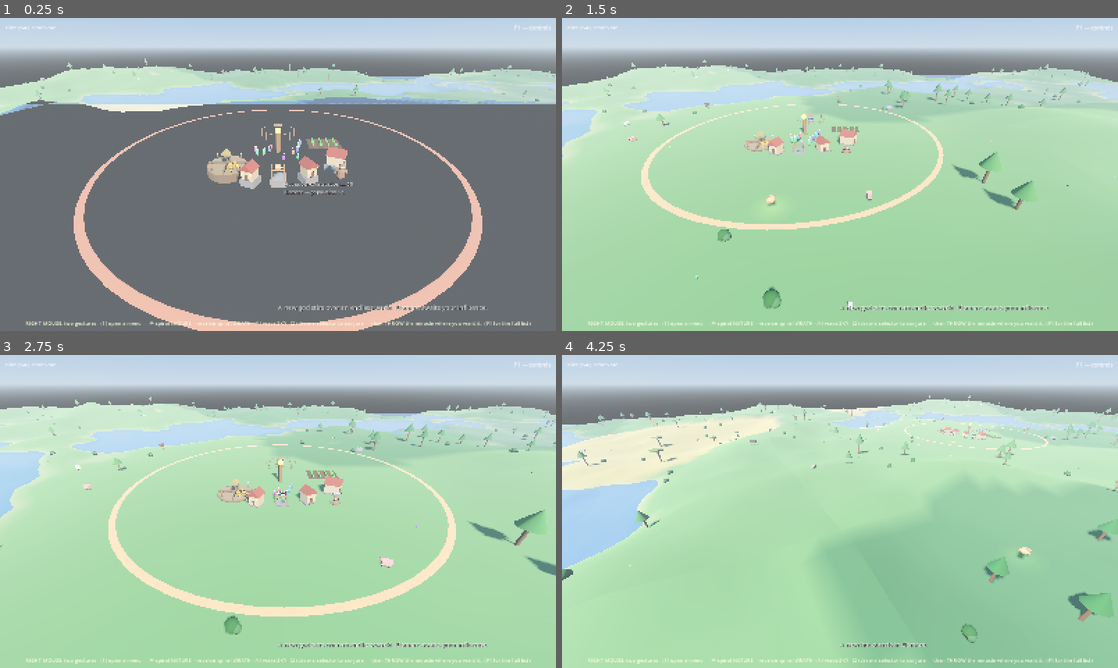
Above: before the commit, frames 1-4 (two rows, left to right).
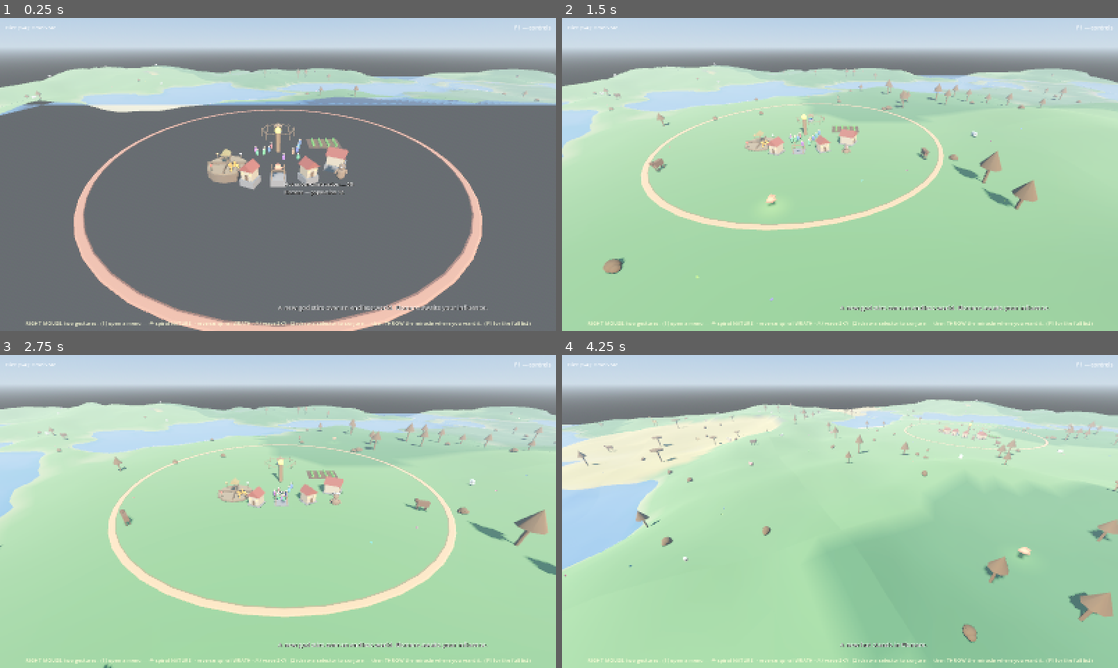
Above: after the commit, the same moments.

Repository: tjloman/tjloman
Game: Godot game, scene res://scenes/main.tscn
Two runs of this game, one before a commit and one after it. Both use one fixed random seed, a clock stepped at 60 frames per second and the inputs below.
Inputs (mouse positions are in pixels of both pictures, inside the frame that each line leads up to):
- Up to frame 1 (0.25 s): no input
- Up to frame 2 (1.5 s): move the mouse to (962, 158) at 0.52 s; hold Right 0.53-1.25 s; hold S (cam_back) 0.53-1.25 s; click (962, 158) at 0.67 s; drag from (728, 190) to (812, 237) at 1.27 s
- Up to frame 3 (2.75 s): move the mouse to (333, 442) at 2.02 s; hold Right from 2.03 s (still down); hold A (cam_left) from 2.03 s (still down)
- Up to frame 4 (4.25 s): release Right at 2.75 s; release A (cam_left) at 2.75 s; drag from (812, 574) to (673, 464) at 2.77 s; move the mouse to (1006, 558) at 3.52 s; hold Left from 3.53 s (still down); hold Q (cam_rotate_left) from 3.53 s (still down)

The runs differ from the first frame. In frame 1, 2.6% of the frame differs, in the area x 0-100%, y 12-100%; in frame 2, 2.4%; in frame 3, 2.6%, in the area x 0-100%, y 13-100%; in frame 4, 2.3%.

Commit message:
Slash opening-frame geometry: fix Adreno 619 GPU timeout (device lost)
The Android crash is a Vulkan VK_ERROR_DEVICE_LOST — the logcat breadcrumbs
show the GPU dying in OPAQUE_PASS on the very first frames, with the driver's
own note that it "reset itself because it was unresponsive for too long
(TDR)". Not memory, not node count: too much geometry in one frame.

Root cause: every Util.sphere was a 64x32-segment mesh (~4,000 triangles for
a marble). A berry bush was 7 of those; the opening 5x5 chunks of flowers and
bushes came to millions of triangles of tiny spheres — a first frame long
enough to time out a budget GPU like the Adreno 619.

Draw-call / geometry pass:
- Util: default primitives cut to sane tessellation (sphere 64x32 -> 16x8,
  capsule -> 16x4, cylinder -> 12) — invisible at this blocky art scale, a
  ~16x triangle cut across every villager, animal, tree, and building.
- Util: new pooled, low-poly builders (shared_mat / lite_sphere /
  lite_cylinder) so identical static clutter shares one mesh + one material
  instead of thousands; plus apply_lod() for distance culling and a pooled
  billboard-blossom mesh/material.
- Flowers are now ONE MultiMesh per chunk (a crossed-quad bloom tinted per
  instance) instead of 7 high-poly nodes each — the single biggest cut.
- Trees, bushes, rocks build from the pooled low-poly parts and get
  distance-LOD culling (VisibilityRange) tuned per tier.
- Village influence ring torus dropped from 64x32 to 48x6.
- Quality: msaa_3d() — no MSAA on LOW (it compounds opaque-pass cost on a
  tiled GPU), 2x on Medium/High; clutter_distance() drives the LOD ring.
- main: applies MSAA at boot and on quality change.

Co-Authored-By: Claude Opus 4.8 <noreply@anthropic.com>
Claude-Session: https://claude.ai/code/session_01NqBKfyc5c6bViy6kUi2S7P

Diff:
--- a/scripts/main.gd
+++ b/scripts/main.gd
@@ -77,6 +77,7 @@
 ## fog, draw distance). Radius/water are baked into live chunks, so those
 ## wait for a reload — the cycle() announcement says as much.
 func _on_quality_changed() -> void:
+	get_viewport().msaa_3d = Quality.msaa_3d()
 	_sun.shadow_enabled = Quality.shadows()
 	_sun.directional_shadow_max_distance = Quality.shadow_distance()
 	_environment.glow_enabled = Quality.glow()
@@ -163,6 +164,8 @@
 	# The graphics tier (auto-detected per GPU, overridable) decides which
 	# of the pretty-but-heavy features are on — a flagship gets them all, a
 	# budget Adreno gets a plain-but-stable look.
+	get_viewport().msaa_3d = Quality.msaa_3d()
+
 	_sun = DirectionalLight3D.new()
 	_sun.shadow_enabled = Quality.shadows()
 	_sun.directional_shadow_max_distance = Quality.shadow_distance()
--- a/scripts/quality.gd
+++ b/scripts/quality.gd
@@ -85,6 +85,13 @@
 	return tier >= Tier.MEDIUM
 
 
+## MSAA multiplies the per-pixel cost of the opaque pass. Budget GPUs that
+## already flirt with a frame timeout get none; capable devices get a cheap
+## 2x to smooth our hard primitive edges.
+func msaa_3d() -> Viewport.MSAA:
+	return Viewport.MSAA_2X if tier >= Tier.MEDIUM else Viewport.MSAA_DISABLED
+
+
 func load_radius() -> int:
 	return [2, 3, 3][tier]
 
@@ -95,6 +102,14 @@
 
 func camera_far() -> float:
 	return [220.0, 300.0, 380.0][tier]
+
+
+## How far out the scattered wilderness clutter (trees, bushes, rocks,
+## flowers) keeps drawing. Budget devices cull it tight — under the fog
+## line — so the far ring of the world is terrain and silhouette only;
+## capable devices render clutter most of the way to the horizon.
+func clutter_distance() -> float:
+	return [70.0, 120.0, 180.0][tier]
 
 
 func fog_density() -> float:
--- a/scripts/util.gd
+++ b/scripts/util.gd
@@ -1,5 +1,21 @@
 class_name Util
 ## Static helpers for building ugly-but-honest placeholder visuals from primitives.
+##
+## Two families of builders:
+##   mat/box/sphere/...   – a FRESH mesh + material each call. Use when the
+##                          part gets recoloured, tinted, or reshaped at
+##                          runtime (villagers, the hand, tinted orbs).
+##   shared_mat/lite_*    – POOLED, low-poly resources shared across every
+##                          identical part. Use for the static wilderness
+##                          clutter (trees, bushes, rocks, flowers): hundreds
+##                          of them then cost a handful of meshes/materials
+##                          instead of thousands, which is what kept budget
+##                          phones from drowning as chunks stream in.
+
+# Pools keyed by their defining parameters. Never mutate a resource fetched
+# from here — it is shared by every part that asked for the same thing.
+static var _mesh_pool := {}
+static var _mat_pool := {}
 
 
 static func mat(color: Color, emission := false) -> StandardMaterial3D:
@@ -28,10 +44,17 @@
 	return mesh_node(m, color, pos)
 
 
+## The default SphereMesh is 64x32 segments — ~4,000 triangles for a marble.
+## In a blocky-primitive art style that detail is invisible, but multiplied
+## across every villager limb, animal, tree, and berry it was a multi-million
+## triangle opening frame that timed out (TDR'd) budget GPUs like the Adreno
+## 619. 16x8 reads identically at this scale for a ~16x triangle cut.
 static func sphere(radius: float, color: Color, pos := Vector3.ZERO, emission := false) -> MeshInstance3D:
 	var m := SphereMesh.new()
 	m.radius = radius
 	m.height = radius * 2.0
+	m.radial_segments = 16
+	m.rings = 8
 	return mesh_node(m, color, pos, emission)
 
 
@@ -39,6 +62,8 @@
 	var m := CapsuleMesh.new()
 	m.radius = radius
 	m.height = height
+	m.radial_segments = 16
+	m.rings = 4
 	return mesh_node(m, color, pos)
 
 
@@ -49,6 +74,8 @@
 	m.top_radius = radius
 	m.bottom_radius = radius
 	m.height = height
+	m.radial_segments = 12
+	m.rings = 0
 	return mesh_node(m, color, pos, emission)
 
 
@@ -56,6 +83,132 @@
 	var m := PrismMesh.new()
 	m.size = size
 	return mesh_node(m, color, pos)
+
+
+## Pooled, low-poly resources ------------------------------------------------
+##
+## Everything below shares meshes and materials across identical parts and
+## uses a fraction of the default tessellation — a 5cm berry does not need a
+## 64x32 sphere. The saving is per-CHUNK: the same 8 materials and a dozen
+## meshes serve every tree, bush, rock, and flower in the world.
+
+## A material shared by every part of this exact colour. Do NOT recolour it.
+static func shared_mat(color: Color, emission := false) -> StandardMaterial3D:
+	var key := "%v|%s" % [color, emission]
+	var m: StandardMaterial3D = _mat_pool.get(key)
+	if m == null:
+		m = mat(color, emission)
+		_mat_pool[key] = m
+	return m
+
+
+## Radius is bucketed to 5cm so a spread of near-identical sizes still shares
+## one mesh; segments stay low because these are always small and distant-ish.
+static func _pooled_sphere_mesh(radius: float, segs: int) -> SphereMesh:
+	var r := snappedf(radius, 0.05)
+	var key := "sph|%.2f|%d" % [r, segs]
+	var m: SphereMesh = _mesh_pool.get(key)
+	if m == null:
+		m = SphereMesh.new()
+		m.radius = r
+		m.height = r * 2.0
+		m.radial_segments = segs
+		m.rings = maxi(segs / 2, 3)
+		_mesh_pool[key] = m
+	return m
+
+
+static func _pooled_cylinder_mesh(
+		top: float, bottom: float, height: float, segs: int) -> CylinderMesh:
+	var key := "cyl|%.2f|%.2f|%.2f|%d" % [
+		snappedf(top, 0.05), snappedf(bottom, 0.05), snappedf(height, 0.1), segs]
+	var m: CylinderMesh = _mesh_pool.get(key)
+	if m == null:
+		m = CylinderMesh.new()
+		m.top_radius = snappedf(top, 0.05)
+		m.bottom_radius = snappedf(bottom, 0.05)
+		m.height = snappedf(height, 0.1)
+		m.radial_segments = segs
+		m.rings = 0
+		_mesh_pool[key] = m
+	return m
+
+
+## Low-poly sphere sharing mesh+material with every twin. For static clutter.
+static func lite_sphere(radius: float, color: Color, pos := Vector3.ZERO, segs := 8) -> MeshInstance3D:
+	var mi := MeshInstance3D.new()
+	mi.mesh = _pooled_sphere_mesh(radius, segs)
+	mi.material_override = shared_mat(color)
+	mi.position = pos
+	return mi
+
+
+## Low-poly cylinder/cone (top=0 gives a cone) sharing mesh+material.
+static func lite_cylinder(
+		radius: float, height: float, color: Color, pos := Vector3.ZERO,
+		top := -1.0, segs := 8, emission := false) -> MeshInstance3D:
+	var mi := MeshInstance3D.new()
+	mi.mesh = _pooled_cylinder_mesh(radius if top < 0.0 else top, radius, height, segs)
+	mi.material_override = shared_mat(color, emission)
+	mi.position = pos
+	return mi
+
+
+## A flower reduced to two crossed vertical quads — the classic billboard
+## trick. White-vertexed so a MultiMesh's per-instance colour tints each
+## bloom. Pooled: one mesh serves every flower in the world.
+static func blossom_mesh() -> ArrayMesh:
+	var m: ArrayMesh = _mesh_pool.get("blossom")
+	if m != null:
+		return m
+	var st := SurfaceTool.new()
+	st.begin(Mesh.PRIMITIVE_TRIANGLES)
+	var w := 0.11
+	var h := 0.26
+	for ang: float in [0.0, PI / 2.0]:
+		var dx := cos(ang) * w
+		var dz := sin(ang) * w
+		var quad := [
+			Vector3(-dx, 0.02, -dz), Vector3(dx, 0.02, dz),
+			Vector3(dx, h, dz), Vector3(-dx, h, -dz)]
+		for idx in [0, 1, 2, 0, 2, 3]:
+			st.set_color(Color.WHITE)
+			st.add_vertex(quad[idx])
+	st.generate_normals()
+	m = st.commit()
+	_mesh_pool["blossom"] = m
+	return m
+
+
+## Shared material for billboard blossoms: double-sided (quads seen from
+## both faces), matte, its white albedo modulated by each instance's colour.
+static func blossom_material() -> StandardMaterial3D:
+	var m: StandardMaterial3D = _mat_pool.get("blossom")
+	if m != null:
+		return m
+	m = StandardMaterial3D.new()
+	m.vertex_color_use_as_albedo = true
+	m.cull_mode = BaseMaterial3D.CULL_DISABLED
+	m.roughness = 1.0
+	_mat_pool["blossom"] = m
+	return m
+
+
+## Distance culling: every renderable under `root` stops drawing past
+## `end_dist` metres (with a soft margin). Distance fog hides the cutoff.
+## Physics and gameplay are untouched — only the GPU work goes away.
+static func apply_lod(root: Node, end_dist: float) -> void:
+	if end_dist <= 0.0:
+		return
+	# The root itself may BE the renderable (a MultiMeshInstance3D); its mesh
+	# children are the renderables for the entity bodies. Cover both.
+	var targets := root.find_children("*", "GeometryInstance3D", true, false)
+	if root is GeometryInstance3D:
+		targets.append(root)
+	for c in targets:
+		var gi := c as GeometryInstance3D
+		gi.visibility_range_end = end_dist
+		gi.visibility_range_end_margin = end_dist * 0.15
 
 
 ## Simple billboard status label used above villagers/creature heads.
--- a/scripts/world/chunk.gd
+++ b/scripts/world/chunk.gd
@@ -170,6 +170,7 @@
 		# A natural mixed-age stand: some saplings, some giants.
 		tree.lumber = rng.randf_range(4.0, WildTree.MAX_LUMBER)
 		_place(tree, spot, 0.1)
+		Util.apply_lod(tree, Quality.clutter_distance())
 
 
 func _scatter_bushes(rng: RandomNumberGenerator, count: int) -> void:
@@ -180,6 +181,7 @@
 		var bush := ForageBush.new()
 		bush.berries = rng.randi_range(1, ForageBush.MAX_BERRIES)
 		_place(bush, spot, 0.1)
+		Util.apply_lod(bush, Quality.clutter_distance())
 
 
 func _scatter_deposits(rng: RandomNumberGenerator, count: int) -> void:
@@ -187,25 +189,41 @@
 		var spot := _random_spot(rng)
 		if not _spot_ok(spot):
 			continue
-		_place(RockDeposit.new(), spot, 0.2)
-
-
-## Small flowers that read as flowers: a ring of petals around a bright
-## center on a short stem (no more mysterious pushpins).
+		var rock := RockDeposit.new()
+		_place(rock, spot, 0.2)
+		Util.apply_lod(rock, Quality.clutter_distance())
+
+
+## Flowers are pure decoration and never move — so the whole chunk's worth
+## collapses into ONE MultiMesh (one draw call, one mesh, one material): a
+## billboard bloom per instance, tinted by per-instance colour. The old
+## version was 7 high-poly nodes EACH; a meadow of them was a big slice of
+## the resource burst that backgrounded budget phones as chunks streamed in.
 func _scatter_flowers(rng: RandomNumberGenerator, count: int) -> void:
-	for i in count:
-		var spot := _random_spot(rng)
-		if not _spot_ok(spot):
-			continue
-		var petal_color := Color.from_hsv(rng.randf(), 0.65, 0.95)
-		var flower := Node3D.new()
-		flower.add_child(Util.cylinder(0.015, 0.25, Color(0.3, 0.5, 0.25), Vector3(0, 0.12, 0)))
-		flower.add_child(Util.sphere(0.045, Color(0.95, 0.85, 0.3), Vector3(0, 0.26, 0)))
-		for p in 5:
-			var a := TAU * p / 5.0
-			flower.add_child(Util.sphere(0.05, petal_color,
-				Vector3(cos(a) * 0.07, 0.26, sin(a) * 0.07)))
-		_place(flower, spot, 0.02)
+	var xforms: Array[Transform3D] = []
+	var colors: Array[Color] = []
+	for i in count:
+		var spot := _random_spot(rng)
+		if not _spot_ok(spot):
+			continue
+		spot.y = world.height_at(position.x + spot.x, position.z + spot.z) + 0.02
+		xforms.append(Transform3D(Basis(Vector3.UP, rng.randf() * TAU), spot))
+		colors.append(Color.from_hsv(rng.randf(), 0.6, 0.95))
+	if xforms.is_empty():
+		return
+	var mm := MultiMesh.new()
+	mm.transform_format = MultiMesh.TRANSFORM_3D
+	mm.use_colors = true
+	mm.mesh = Util.blossom_mesh()
+	mm.instance_count = xforms.size()
+	for i in xforms.size():
+		mm.set_instance_transform(i, xforms[i])
+		mm.set_instance_color(i, colors[i])
+	var mmi := MultiMeshInstance3D.new()
+	mmi.multimesh = mm
+	mmi.material_override = Util.blossom_material()
+	Util.apply_lod(mmi, Quality.clutter_distance())
+	add_child(mmi)
 
 
 func _scatter_animals(rng: RandomNumberGenerator, table: Dictionary) -> void:
--- a/scripts/world/forage_bush.gd
+++ b/scripts/world/forage_bush.gd
@@ -27,12 +27,12 @@
 	add_child(col)
 
 	var leaf := Color(0.18, 0.38, 0.16)
-	add_child(Util.sphere(0.65, leaf, Vector3(0, 0.45, 0)))
-	add_child(Util.sphere(0.45, leaf.lightened(0.1), Vector3(0.4, 0.35, 0.2)))
-	add_child(Util.sphere(0.4, leaf.lightened(0.05), Vector3(-0.35, 0.35, -0.15)))
+	add_child(Util.lite_sphere(0.65, leaf, Vector3(0, 0.45, 0)))
+	add_child(Util.lite_sphere(0.45, leaf.lightened(0.1), Vector3(0.4, 0.35, 0.2)))
+	add_child(Util.lite_sphere(0.4, leaf.lightened(0.05), Vector3(-0.35, 0.35, -0.15)))
 	for i in MAX_BERRIES:
 		var a := TAU * i / MAX_BERRIES + 0.5
-		var berry := Util.sphere(0.09, Color(0.75, 0.15, 0.25),
+		var berry := Util.lite_sphere(0.09, Color(0.75, 0.15, 0.25),
 			Vector3(cos(a) * 0.45, 0.65 + sin(i * 2.1) * 0.15, sin(a) * 0.45))
 		add_child(berry)
 		_berry_meshes.append(berry)
--- a/scripts/world/rock_deposit.gd
+++ b/scripts/world/rock_deposit.gd
@@ -26,7 +26,7 @@
 
 	for i in 3:
 		var r := randf_range(0.5, 0.9)
-		var b := Util.sphere(r, Color(0.52, 0.51, 0.53),
+		var b := Util.lite_sphere(r, Color(0.52, 0.51, 0.53),
 			Vector3(randf_range(-0.7, 0.7), r * 0.6, randf_range(-0.7, 0.7)))
 		add_child(b)
 		_boulders.append(b)
--- a/scripts/world/village.gd
+++ b/scripts/world/village.gd
@@ -207,6 +207,10 @@
 	var torus := TorusMesh.new()
 	torus.inner_radius = 0.97
 	torus.outer_radius = 1.0
+	# A thin flat ring — its tube needs almost no detail, and the default
+	# 64x32 was pointless geometry on a ring seen edge-on.
+	torus.rings = 48
+	torus.ring_segments = 6
 	_ring_material = Util.mat(Color(1.0, 0.95, 0.7, 0.6), true)
 	_influence_ring = MeshInstance3D.new()
 	_influence_ring.mesh = torus
--- a/scripts/world/wild_tree.gd
+++ b/scripts/world/wild_tree.gd
@@ -75,16 +75,15 @@
 	col.position = Vector3(0, h * 0.5, 0)
 	add_child(col)
 
-	add_child(Util.cylinder(0.25, h, trunk_color, Vector3(0, h * 0.5, 0)))
+	# Pooled, low-poly, shared-material parts: every tree of a style draws
+	# from the same handful of meshes and materials.
+	add_child(Util.lite_cylinder(0.25, h, trunk_color, Vector3(0, h * 0.5, 0)))
 	if style == "savanna":
 		# Acacia: wide flat canopy.
-		add_child(Util.cylinder(2.2, 0.5, leaf_color, Vector3(0, h + 0.3, 0)))
+		add_child(Util.lite_cylinder(2.2, 0.5, leaf_color, Vector3(0, h + 0.3, 0)))
 	else:
-		var canopy := CylinderMesh.new()
-		canopy.top_radius = 0.0
-		canopy.bottom_radius = 1.6
-		canopy.height = 2.8
-		add_child(Util.mesh_node(canopy, leaf_color, Vector3(0, h + 1.2, 0)))
+		# Conifer cone (top radius 0).
+		add_child(Util.lite_cylinder(1.6, 2.8, leaf_color, Vector3(0, h + 1.2, 0), 0.0))
 
 	_apply_growth_scale()
 
